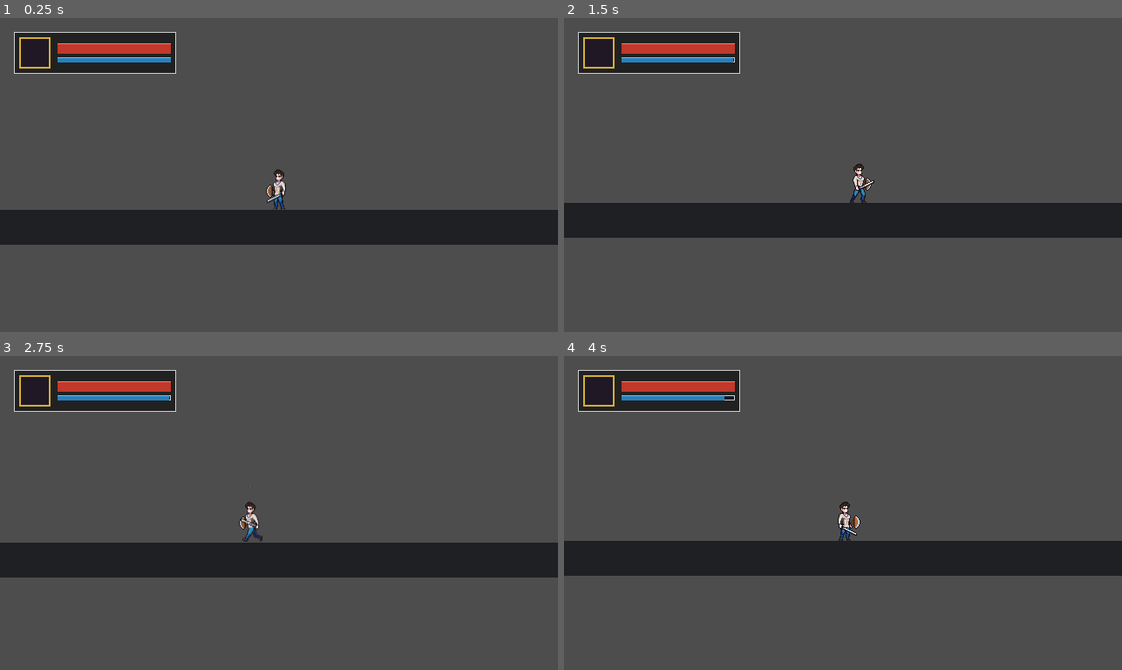
Above: before the commit, frames 1-4 (two rows, left to right).
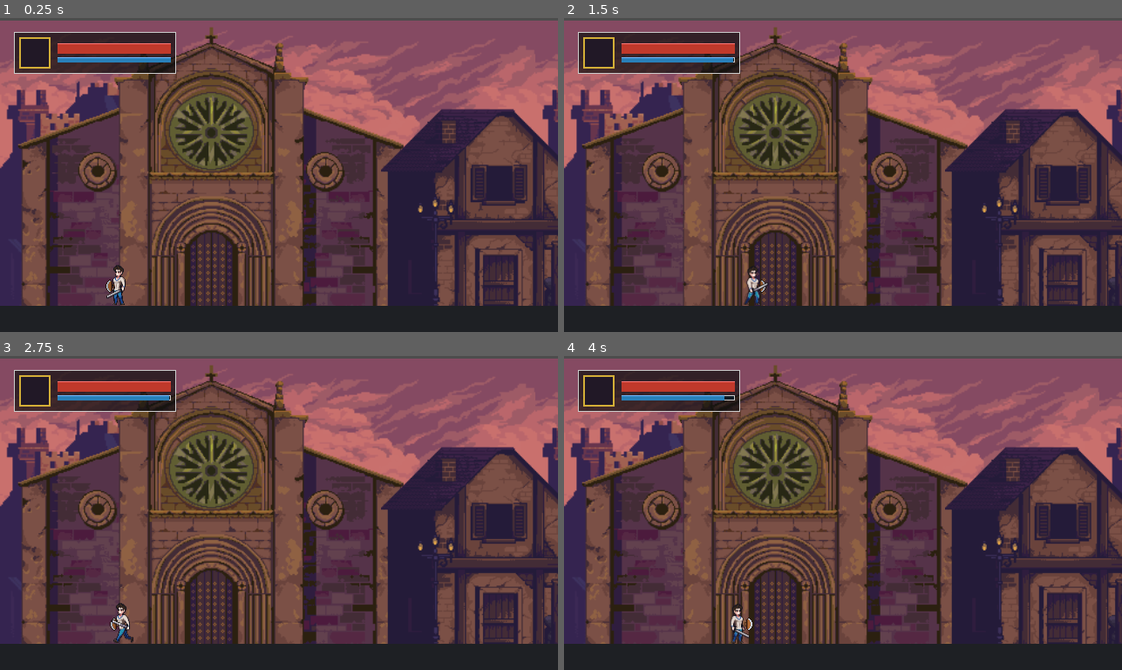
Above: after the commit, the same moments.

Repository: Nomu1Nomu1/gemdev
Game: Godot game, scene res://GandalfHardcore FREE Platformer Assets/Scene/Main/Level/level_1.tscn
Two runs of this game, one before a commit and one after it. Both use one fixed random seed, a clock stepped at 60 frames per second and the inputs below. This scene is started directly instead of the project's main scene. Sound files missing from this copy of the repository are replaced by a short silence.
Inputs (mouse positions are in pixels of both pictures, inside the frame that each line leads up to):
- Up to frame 1 (0.25 s): no input
- Up to frame 2 (1.5 s): move the mouse to (965, 159) at 0.52 s; hold D (move_right) from 0.53 s (still down); click (965, 159) at 0.6 s; tap Space (jump) at 0.77 s; move the mouse to (731, 190) at 1.27 s; right-click (731, 190) at 1.35 s
- Up to frame 3 (2.75 s): tap Space (jump) at 1.52 s; move the mouse to (334, 443) at 2.02 s; release D (move_right) at 2.03 s; hold A (move_left) from 2.03 s (still down); hold Shift (run) from 2.03 s (still down)
- Up to frame 4 (4 s): move the mouse to (815, 575) at 2.77 s; release A (move_left) at 2.78 s; release Shift (run) at 2.78 s; hold D (move_right) from 2.78 s (still down); click (815, 575) at 2.85 s; tap Space (jump) at 3.02, 3.77 s; move the mouse to (1010, 560) at 3.52 s; hold Right mouse button (block) from 3.53 s (still down)

The runs differ from the first frame. In frame 1, 90% of the frame differs, in the area x 0-100%, y 0-100%; in frame 2, 90%; in frame 3, 90%; in frame 4, 90%.

Commit message:
ParallaxBackground

Diff:
--- a/GandalfHardcore FREE Platformer Assets/Scene/Main/Level/level_1.tscn
+++ b/GandalfHardcore FREE Platformer Assets/Scene/Main/Level/level_1.tscn
@@ -2,12 +2,84 @@
 
 [ext_resource type="Script" uid="uid://bko84hl2bx62r" path="res://GandalfHardcore FREE Platformer Assets/Scene/Main/Level/level_1.gd" id="1_0oni7"]
 [ext_resource type="PackedScene" uid="uid://c0dkh7duj3a41" path="res://GandalfHardcore FREE Platformer Assets/Scene/Main/pause_menu.tscn" id="2_e7uj3"]
+[ext_resource type="Texture2D" uid="uid://bolqewrdl0nqs" path="res://GandalfHardcore FREE Platformer Assets/Scene/MainMenu/Background/background.png" id="2_w3yvd"]
+[ext_resource type="Texture2D" uid="uid://dxcn2q14d7tj8" path="res://GandalfHardcore FREE Platformer Assets/Scene/MainMenu/Background/middleground.png" id="3_gcpmv"]
+[ext_resource type="Texture2D" uid="uid://brsfmcctnv83" path="res://GandalfHardcore FREE Platformer Assets/Scene/MainMenu/Background/props-sliced/chuch.png" id="4_hpgsk"]
+[ext_resource type="Texture2D" uid="uid://cw3h0c3r3fqns" path="res://GandalfHardcore FREE Platformer Assets/Scene/MainMenu/Background/props-sliced/house-a.png" id="5_wttoi"]
+[ext_resource type="Texture2D" uid="uid://dx60k10kv6r7r" path="res://GandalfHardcore FREE Platformer Assets/Scene/MainMenu/Background/props-sliced/house-b.png" id="6_uq586"]
+[ext_resource type="Texture2D" uid="uid://bqws2rjn44xwo" path="res://GandalfHardcore FREE Platformer Assets/Scene/MainMenu/Background/props-sliced/house-c.png" id="7_peebt"]
+[ext_resource type="Texture2D" uid="uid://4fkurfgomlr2" path="res://GandalfHardcore FREE Platformer Assets/Scene/MainMenu/Background/props-sliced/street-lamp.png" id="8_sltvl"]
+[ext_resource type="Texture2D" uid="uid://c2vjdxrrmkxsm" path="res://GandalfHardcore FREE Platformer Assets/Scene/MainMenu/Background/props-sliced/well.png" id="9_p1j7f"]
 
 [sub_resource type="RectangleShape2D" id="RectangleShape2D_c7af7"]
-size = Vector2(1200, 40)
+size = Vector2(3000, 40)
+
+[sub_resource type="WorldBoundaryShape2D" id="WorldBoundaryShape2D_c7af7"]
 
 [node name="Level1" type="Node2D" unique_id=809252419]
 script = ExtResource("1_0oni7")
+metadata/_edit_horizontal_guides_ = [300.0]
+
+[node name="ParallaxBackground" type="ParallaxBackground" parent="." unique_id=1786096019]
+
+[node name="SkyLayer" type="ParallaxLayer" parent="ParallaxBackground" unique_id=579468169]
+motion_scale = Vector2(0.1, 0.1)
+motion_mirroring = Vector2(614.4, 0)
+
+[node name="Sprite2D" type="Sprite2D" parent="ParallaxBackground/SkyLayer" unique_id=983735271]
+scale = Vector2(1.6, 1.6)
+texture = ExtResource("2_w3yvd")
+centered = false
+
+[node name="MidLayer" type="ParallaxLayer" parent="ParallaxBackground" unique_id=170287805]
+motion_scale = Vector2(0.4, 0.4)
+motion_mirroring = Vector2(614.4, 0)
+
+[node name="Sprite2D" type="Sprite2D" parent="ParallaxBackground/MidLayer" unique_id=1732190816]
+scale = Vector2(1.6, 1.6)
+texture = ExtResource("3_gcpmv")
+centered = false
+
+[node name="ForeLayer" type="ParallaxLayer" parent="ParallaxBackground" unique_id=1182414770]
+position = Vector2(0, 3)
+motion_scale = Vector2(0.7, 0.7)
+motion_mirroring = Vector2(2000, 0)
+
+[node name="Church" type="Sprite2D" parent="ParallaxBackground/ForeLayer" unique_id=953056716]
+position = Vector2(0, -25)
+scale = Vector2(1.3, 1.3)
+texture = ExtResource("4_hpgsk")
+centered = false
+
+[node name="H1" type="Sprite2D" parent="ParallaxBackground/ForeLayer" unique_id=26726045]
+position = Vector2(437.00003, 78.00001)
+scale = Vector2(1.3, 1.3)
+texture = ExtResource("5_wttoi")
+centered = false
+
+[node name="H2" type="Sprite2D" parent="ParallaxBackground/ForeLayer" unique_id=2098393921]
+position = Vector2(639, 2)
+scale = Vector2(1.3, 1.3)
+texture = ExtResource("6_uq586")
+centered = false
+
+[node name="H3" type="Sprite2D" parent="ParallaxBackground/ForeLayer" unique_id=103548927]
+position = Vector2(896.00006, 73.00001)
+scale = Vector2(1.3, 1.3)
+texture = ExtResource("7_peebt")
+centered = false
+
+[node name="Lamp" type="Sprite2D" parent="ParallaxBackground/ForeLayer" unique_id=1544696672]
+position = Vector2(477, 178)
+scale = Vector2(1.3, 1.3)
+texture = ExtResource("8_sltvl")
+centered = false
+
+[node name="Well" type="Sprite2D" parent="ParallaxBackground/ForeLayer" unique_id=1146934776]
+position = Vector2(623.00006, 230.00002)
+scale = Vector2(1.3, 1.3)
+texture = ExtResource("9_p1j7f")
+centered = false
 
 [node name="Enviroment" type="Node2D" parent="." unique_id=165082990]
 
@@ -18,17 +90,24 @@
 shape = SubResource("RectangleShape2D_c7af7")
 
 [node name="ColorRect" type="ColorRect" parent="Enviroment/Floor" unique_id=912553275]
-offset_left = -600.0
+offset_left = -1500.0
 offset_top = -20.0
-offset_right = 600.0
+offset_right = 1500.0
 offset_bottom = 20.0
 color = Color(0.11764706, 0.1254902, 0.14117648, 1)
+metadata/_edit_use_anchors_ = true
+
+[node name="LeftWall" type="StaticBody2D" parent="Enviroment" unique_id=2124660981]
+position = Vector2(-2, 300)
+rotation = 1.5707964
+
+[node name="CollisionShape2D" type="CollisionShape2D" parent="Enviroment/LeftWall" unique_id=10701105]
+shape = SubResource("WorldBoundaryShape2D_c7af7")
 
 [node name="SpawnPoint" type="Marker2D" parent="." unique_id=28363923]
-position = Vector2(120, 250)
+position = Vector2(136, 238)
 
 [node name="Camera2D" type="Camera2D" parent="." unique_id=1535305672]
-position_smoothing_enabled = true
 
 [node name="UILayer" type="CanvasLayer" parent="." unique_id=225219323]
 layer = 10
--- a/GandalfHardcore FREE Platformer Assets/Sprites/player_sword.gd
+++ b/GandalfHardcore FREE Platformer Assets/Sprites/player_sword.gd
@@ -27,11 +27,9 @@
 @onready var attack_area: Area2D = $Visuals/AttackArea
 @onready var attack_shape: CollisionShape2D = $Visuals/AttackArea/CollisionShape2D
 
-# --- Referensi Node UI ---
 @onready var health_bar: ProgressBar = $CanvasLayer/HUD/PlayerStatus/PanelContainer/StatusRow/BarsContainer/HealthBar
 @onready var shield_bar: ProgressBar = $CanvasLayer/HUD/PlayerStatus/PanelContainer/StatusRow/BarsContainer/ShieldBar
 
-# --- Variabel State ---
 var is_attacking: bool = false
 var is_blocking: bool = false
 var default_shield_pos: Vector2
--- a/GandalfHardcore FREE Platformer Assets/Sprites/player_sword.tscn
+++ b/GandalfHardcore FREE Platformer Assets/Sprites/player_sword.tscn
@@ -676,7 +676,7 @@
 
 [node name="CollisionShape2D" type="CollisionShape2D" parent="." unique_id=855153775]
 position = Vector2(-0.635, 9.815)
-scale = Vector2(0.855, 2.235)
+scale = Vector2(0.855, 2.275)
 shape = SubResource("RectangleShape2D_1e63u")
 
 [node name="AnimationPlayer" type="AnimationPlayer" parent="." unique_id=595247584]
@@ -733,3 +733,12 @@
 theme_override_styles/fill = SubResource("StyleBoxFlat_fc0li")
 value = 100.0
 show_percentage = false
+
+[node name="Camera2D" type="Camera2D" parent="." unique_id=979705398]
+position = Vector2(0, -20)
+limit_left = 0
+limit_top = 0
+limit_bottom = 300
+position_smoothing_enabled = true
+rotation_smoothing_enabled = true
+drag_top_margin = 0.4
Binary file added: GandalfHardcore FREE Platformer Assets/Scene/MainMenu/Background/background.png
Not shown, added: GandalfHardcore FREE Platformer Assets/Scene/MainMenu/Background/background.png.import
Binary file added: GandalfHardcore FREE Platformer Assets/Scene/MainMenu/Background/middleground.png
Not shown, added: GandalfHardcore FREE Platformer Assets/Scene/MainMenu/Background/middleground.png.import
Binary file added: GandalfHardcore FREE Platformer Assets/Scene/MainMenu/Background/props-sliced/barrel.png
Not shown, added: GandalfHardcore FREE Platformer Assets/Scene/MainMenu/Background/props-sliced/barrel.png.import
Binary file added: GandalfHardcore FREE Platformer Assets/Scene/MainMenu/Background/props-sliced/chuch.png
Not shown, added: GandalfHardcore FREE Platformer Assets/Scene/MainMenu/Background/props-sliced/chuch.png.import
Binary file added: GandalfHardcore FREE Platformer Assets/Scene/MainMenu/Background/props-sliced/crate-stack.png
Not shown, added: GandalfHardcore FREE Platformer Assets/Scene/MainMenu/Background/props-sliced/crate-stack.png.import
Binary file added: GandalfHardcore FREE Platformer Assets/Scene/MainMenu/Background/props-sliced/crate.png
Not shown, added: GandalfHardcore FREE Platformer Assets/Scene/MainMenu/Background/props-sliced/crate.png.import
(and 16 more such lines)
